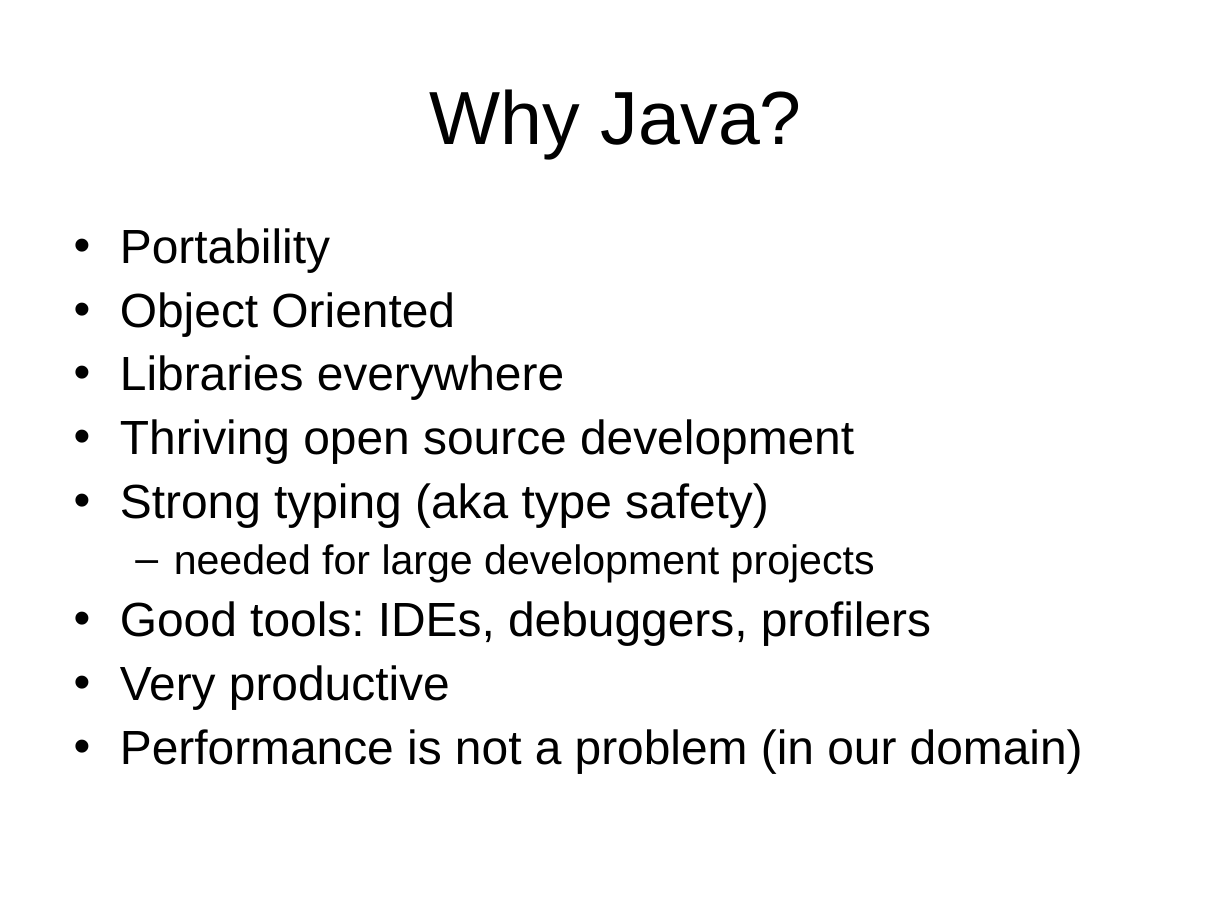
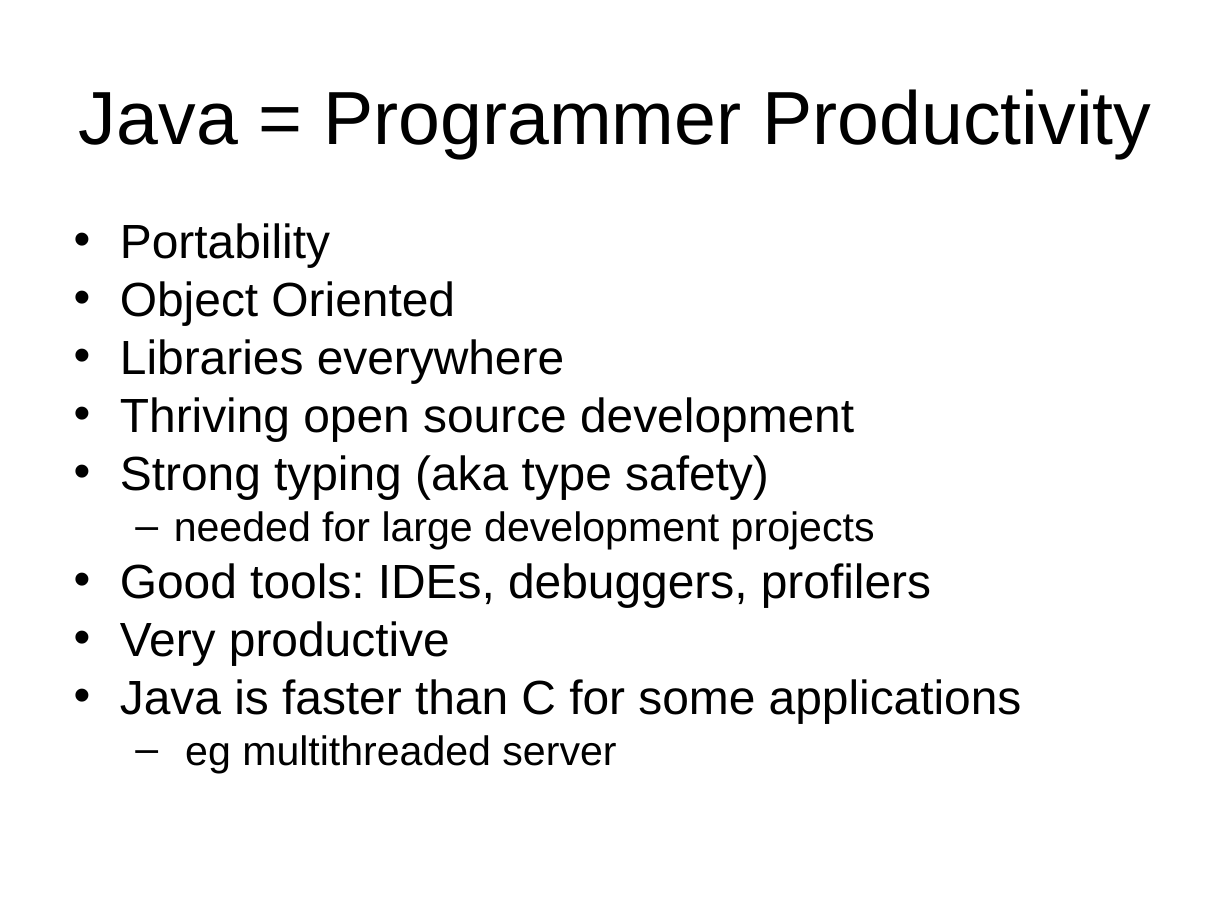
Before and after one commit to ooici-eoi/THREDDS, a slide deck: slide 2 of docs/web/netcdf-java/site/tutorial/CDMoverview.ppt. Drawn at 1232x924 pixels with LibreOffice and Linux fonts; fonts in the diff are those of the drawing; background and template pictures are left out. Boxes give left, top, right and bottom in pixels: in the first picture for what was removed or moved away, otherwise in the second. Text is boxed around its words. In the diff, an @@ line names an element or a change of style, - is before the commit and + after.

```diff
--- a/docs/web/netcdf-java/site/tutorial/CDMoverview.ppt
+++ b/docs/web/netcdf-java/site/tutorial/CDMoverview.ppt
@@ title at (79, 89, 1151, 158): text changed @@
-Why Java?
+Java = Programmer Productivity
@@ text at (120, 223, 931, 665): line spacing 0.9 to 0.8 @@
@@ text at (120, 679, 1022, 773): text changed @@
-• Performance is not a problem (in our domain)
+• Java is faster than C for some applications
+  – eg multithreaded server
```
Also in this commit, not shown: 13 other slides changed, 30 slides added, 18 slides removed.
